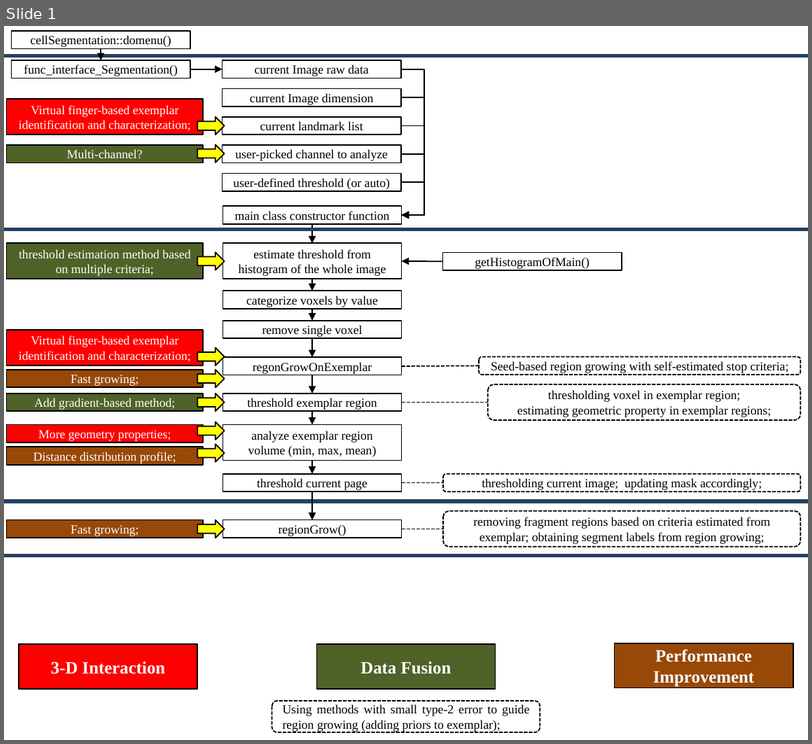
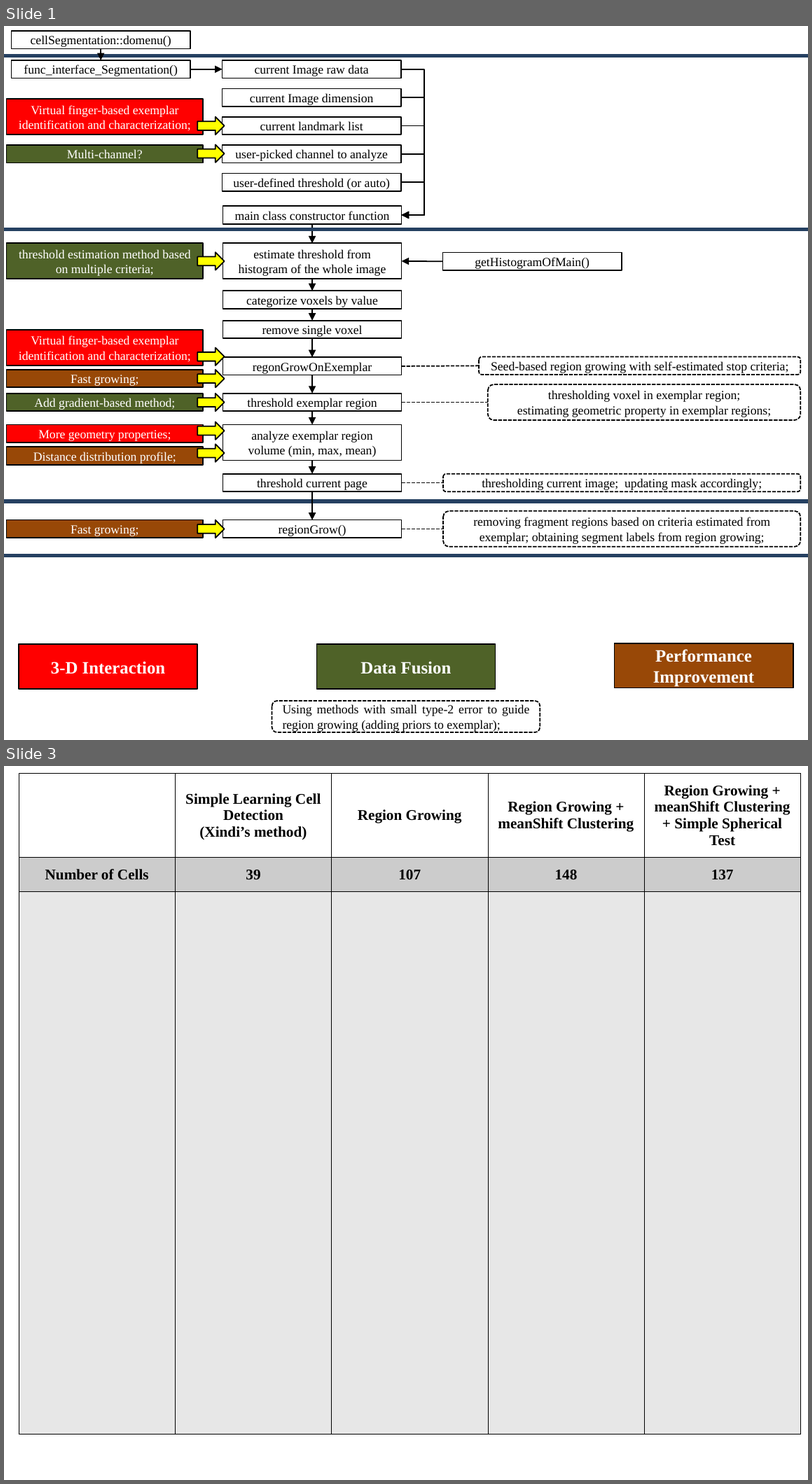
Before and after one commit to Vaa3D/vaa3d_tools, a slide deck: hackathon/xiang/cellSegmentation/scheme.pptx. Shown one above the other, each under a label of ours: slide 1 before the commit, slides 1 and 3 after it; the slides between them are not shown. The pictures are 812x744 and 812x1484 pixels, drawn with LibreOffice and Linux fonts; fonts in the diff are those of the drawing. Boxes give left, top, right and bottom in pixels: in the first picture for what was removed or moved away, otherwise in the second. Text is boxed around its words. In the diff, an @@ line names an element or a change of style, - is before the commit and + after.

Commit message:
Add comparison across different methods; Adjusted meanShift algorithm;

```diff
--- a/hackathon/xiang/cellSegmentation/scheme.pptx
+++ b/hackathon/xiang/cellSegmentation/scheme.pptx
@@ slide 3 added at [4,766,808,1480], background #FFFFFF @@
@@ table added at [19,773,801,1440], 3 rows, 5 columns @@
+ | Simple Learning Cell Detection / (Xindi’s method) | Region Growing | Region Growing + meanShift Clustering | Region Growing + meanShift Clustering + Simple Spherical Test
+Number of Cells | 39 | 107 | 148 | 137
+ |  |  |  | 
```
Also in this commit, not shown: 1 slide changed, 5 other files.
